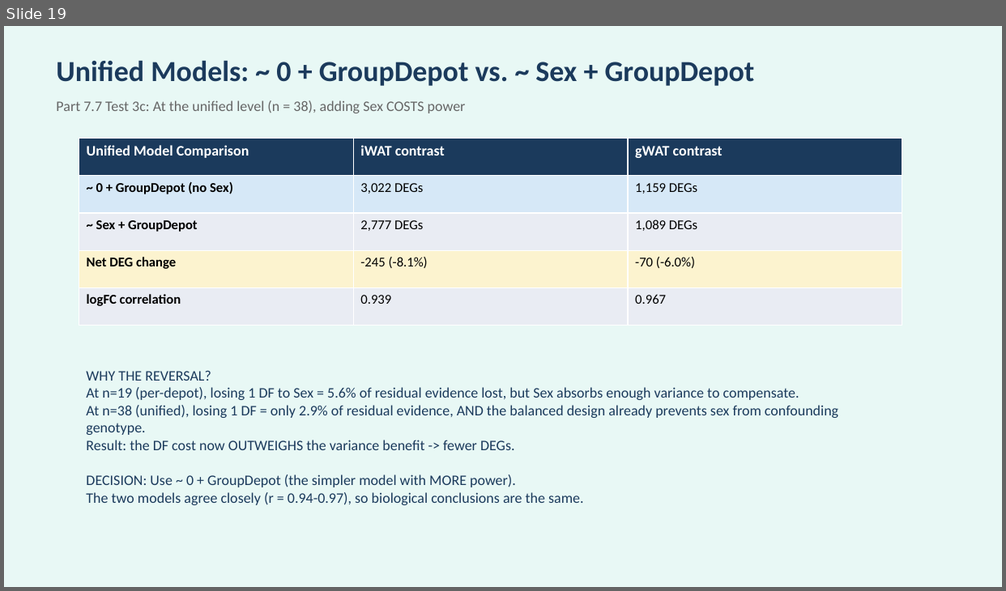
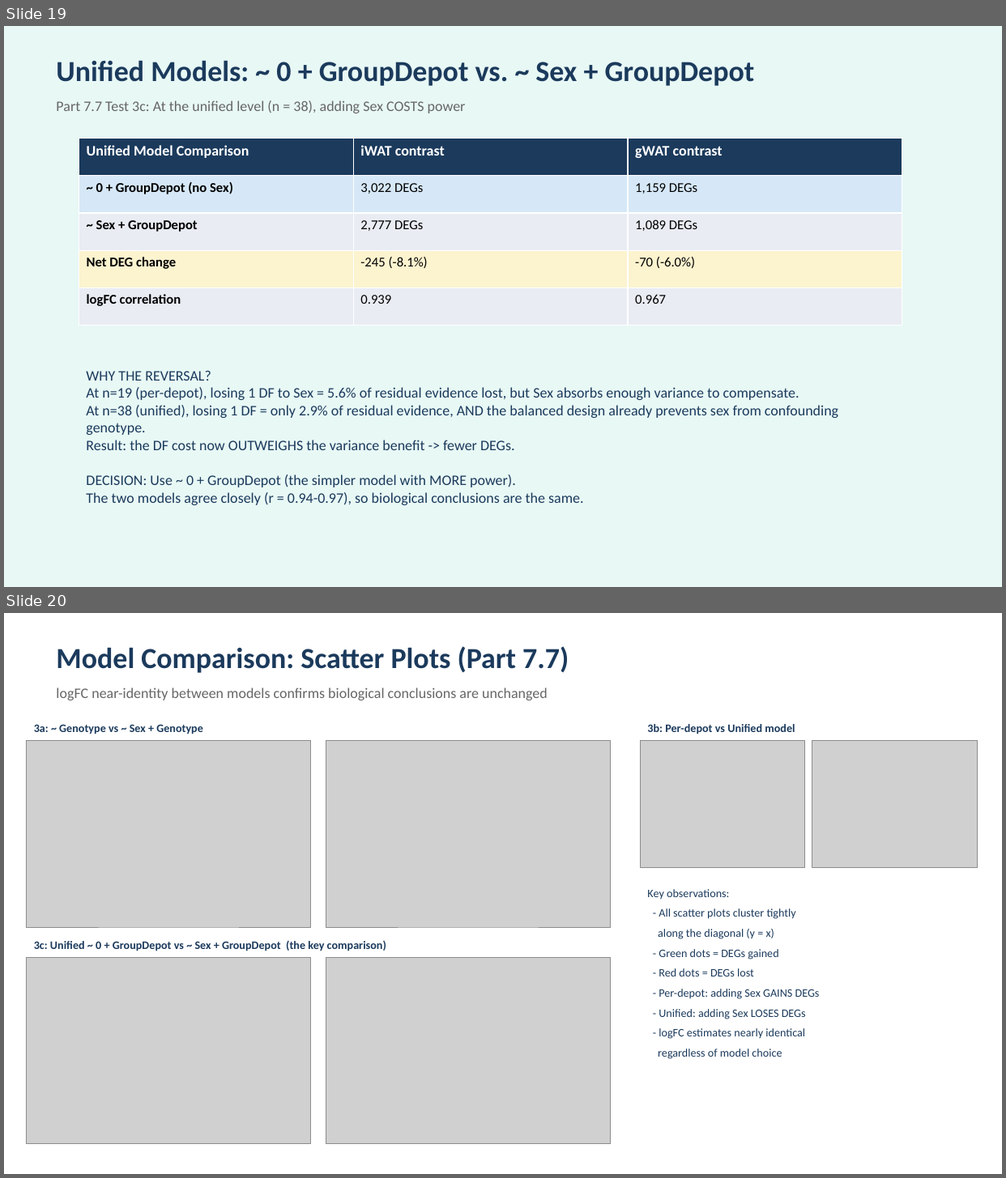
Before and after one commit to lkingcpdtka-ux/KAT8-Project, a slide deck: Results/KAT8_sex_interaction_presentation.pptx. Shown one above the other, each under a label of ours: slide 19 before the commit, slides 19 and 20 after it. The pictures are 1006x591 and 1006x1178 pixels, drawn with LibreOffice and Linux fonts; fonts in the diff are those of the drawing; grey boxes stand for pictures. Boxes give left, top, right and bottom in pixels: in the first picture for what was removed or moved away, otherwise in the second. Text is boxed around its words. In the diff, an @@ line names an element or a change of style, - is before the commit and + after.

```diff
--- a/Results/KAT8_sex_interaction_presentation.pptx
+++ b/Results/KAT8_sex_interaction_presentation.pptx
@@ slide 20 added at (4, 613, 1002, 1174), background #FFFFFF @@
@@ text added at (56, 646, 569, 673), 28 pt, text #1B3A5C, bold @@
+Model Comparison: Scatter Plots (Part 7.7)
@@ text added at (56, 688, 548, 700), 14 pt, text #666666 @@
+logFC near-identity between models confirms biological conclusions are unchanged
@@ text added at (34, 724, 203, 735), 11 pt, text #1B3A5C, bold @@
+3a: ~ Genotype vs ~ Sex + Genotype
@@ text added at (647, 724, 795, 735), 11 pt, text #1B3A5C, bold @@
+3b: Per-depot vs Unified model
@@ picture added at (27, 740, 311, 927) @@
@@ picture added at (326, 740, 611, 927) @@
@@ picture added at (641, 740, 805, 867) @@
@@ picture added at (812, 740, 978, 867) @@
@@ text added at (647, 889, 820, 1059), 11 pt, text #1B3A5C @@
+Key observations:
+- All scatter plots cluster tightly
+along the diagonal (y = x)
+- Green dots = DEGs gained
+- Red dots = DEGs lost
+- Per-depot: adding Sex GAINS DEGs
+- Unified: adding Sex LOSES DEGs
+- logFC estimates nearly identical
+regardless of model choice
@@ text added at (34, 940, 386, 952), 11 pt, text #1B3A5C, bold @@
+3c: Unified ~ 0 + GroupDepot vs ~ Sex + GroupDepot (the key comparison)
@@ picture added at (27, 957, 311, 1144) @@
@@ picture added at (326, 957, 611, 1144) @@
```
Also in this commit, not shown: 7 slides changed, 1 other file.
